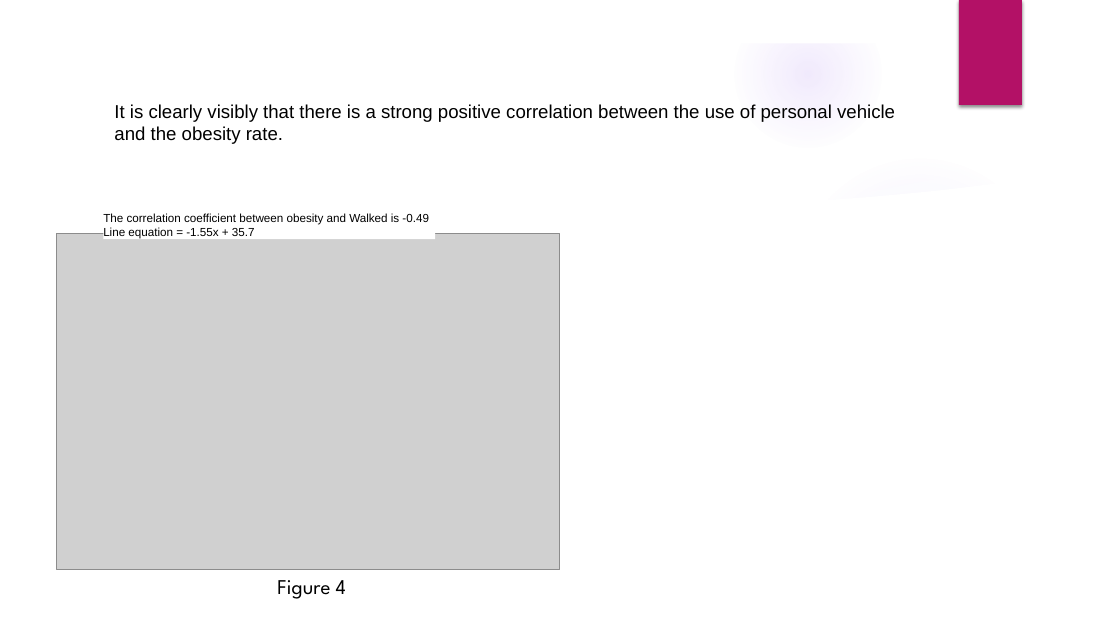
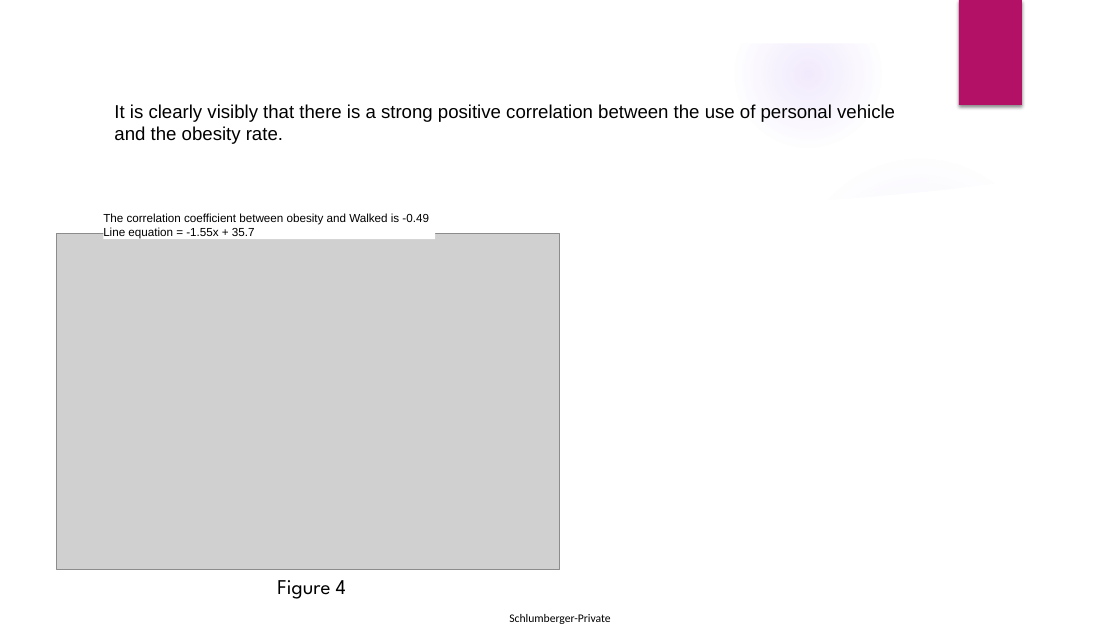
Before and after one commit to rajeshnair1984/Project_Obesity, a slide deck: slide 9 of O3_presentation.pptx. Drawn at 1120x630 pixels with LibreOffice and Linux fonts; fonts in the diff are those of the drawing; grey boxes stand for pictures; background and template pictures are left out. Boxes give left, top, right and bottom in pixels: in the first picture for what was removed or moved away, otherwise in the second. Text is boxed around its words. In the diff, an @@ line names an element or a change of style, - is before the commit and + after.

```diff
--- a/O3_presentation.pptx
+++ b/O3_presentation.pptx
@@ text added at [509,614,610,624], 10 pt, text #000000 @@
+Schlumberger-Private
```
Also in this commit, not shown: 9 other slides changed, 5 slides added, 2 other files.
